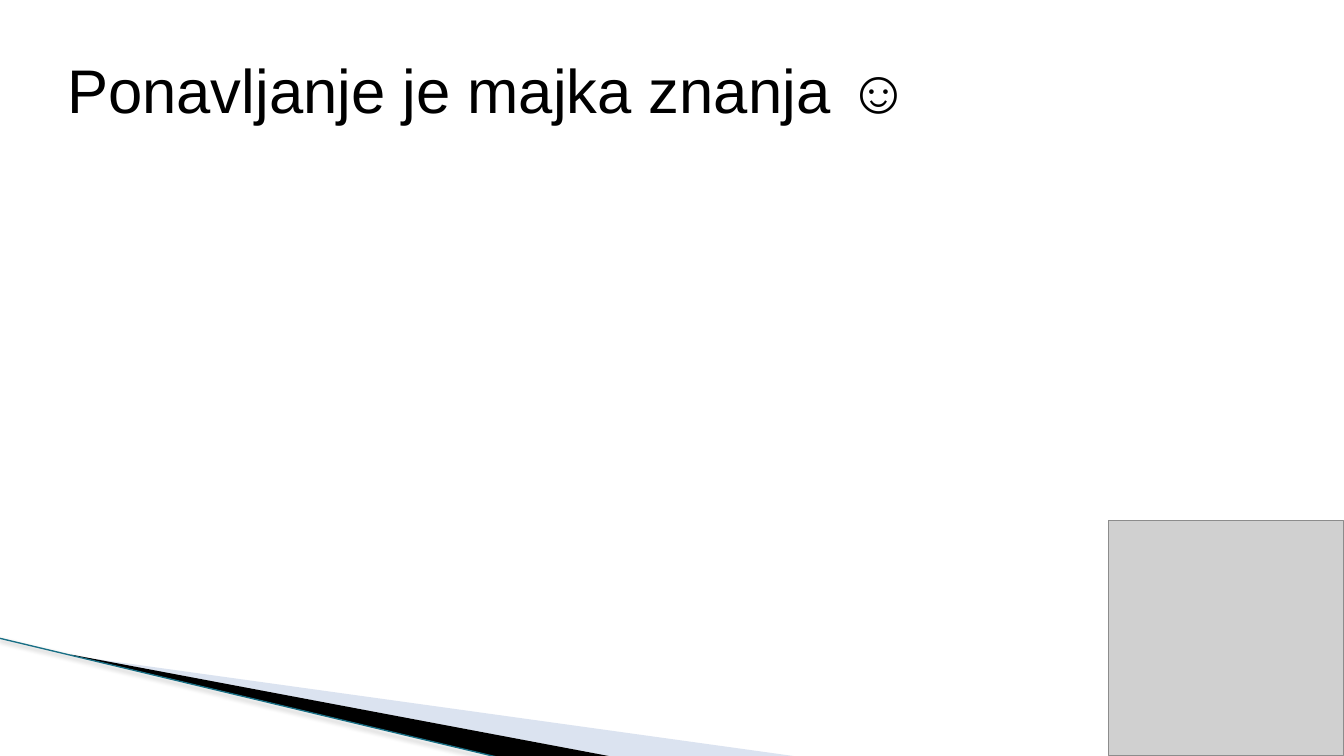
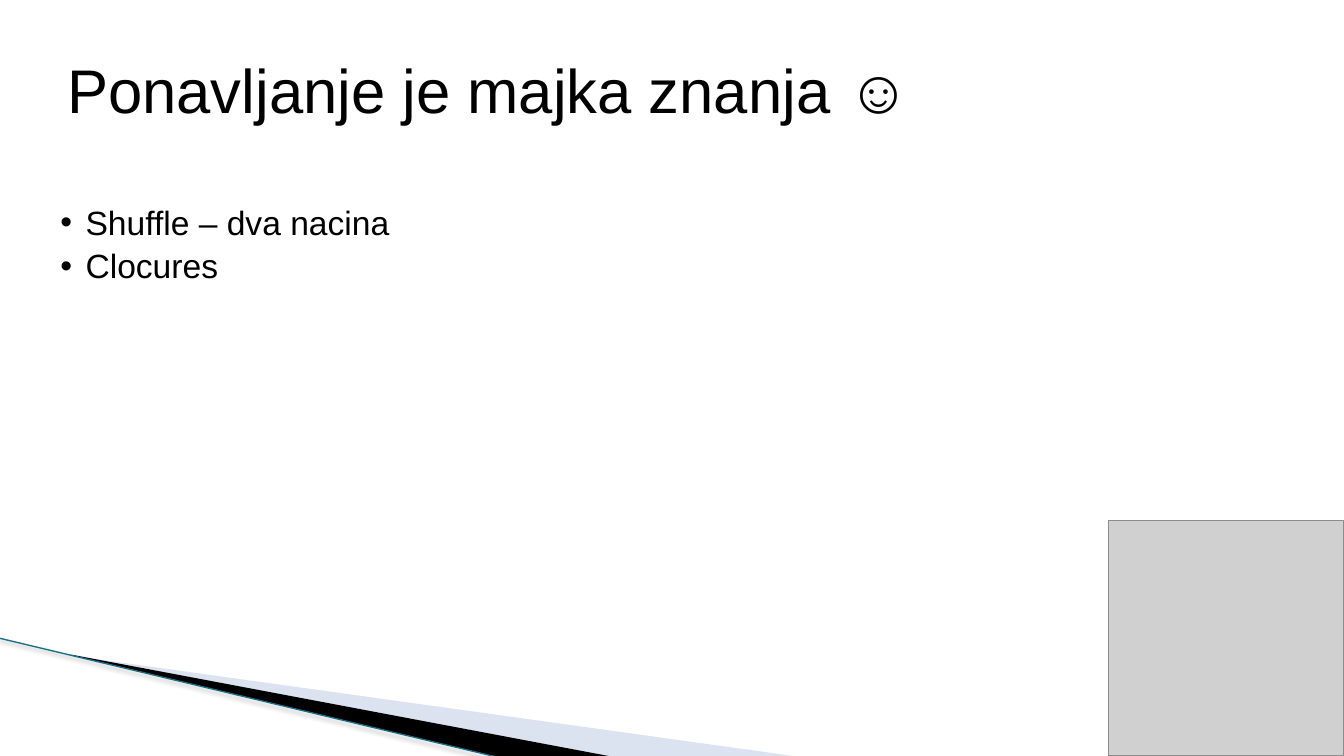
Before and after one commit to todalexcode/kurs-front-end, a slide deck: slide 3 of sesija-17/PPT/Front-End Developer-17.pptx. Drawn at 1344x756 pixels with LibreOffice and Linux fonts; fonts in the diff are those of the drawing; grey boxes stand for pictures; background and template pictures are left out. Boxes give left, top, right and bottom in pixels: in the first picture for what was removed or moved away, otherwise in the second. Text is boxed around its words. In the diff, an @@ line names an element or a change of style, - is before the commit and + after.

```diff
--- a/sesija-17/PPT/Front-End Developer-17.pptx
+++ b/sesija-17/PPT/Front-End Developer-17.pptx
@@ text added at [86, 210, 389, 279], 24 pt, text #000000 @@
+  • Shuffle – dva nacina
+  • Clocures
```
Also in this commit, not shown: 2 other slides changed, 9 slides added, 11 other files.
